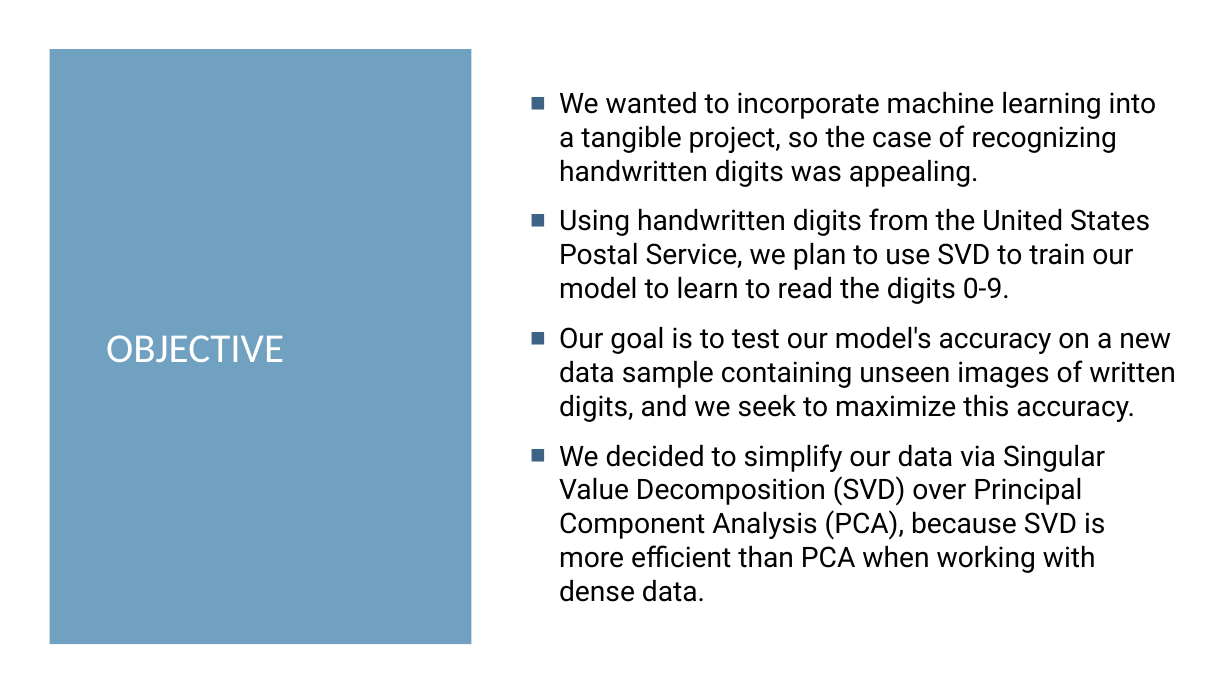
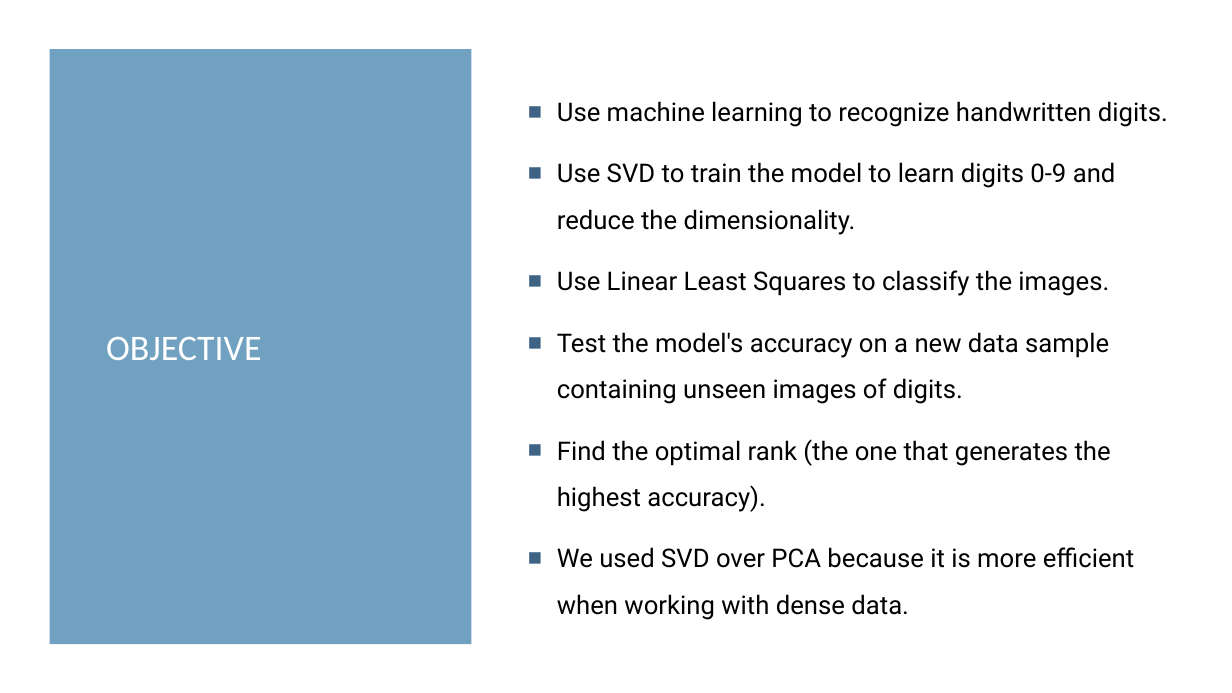
Before and after one commit to justinrnichols/Digit_Recognition, a slide deck: slide 2 of Reports/SVDPowerpoint.pptx. Drawn at 1232x693 pixels with LibreOffice and Linux fonts; fonts in the diff are those of the drawing. Boxes give left, top, right and bottom in pixels: in the first picture for what was removed or moved away, otherwise in the second. Text is boxed around its words. In the diff, an @@ line names an element or a change of style, - is before the commit and + after.

```diff
--- a/Reports/SVDPowerpoint.pptx
+++ b/Reports/SVDPowerpoint.pptx
@@ title "OBJECTIVE" at (x1=106, y1=337, x2=261, y2=360): size 32 to 28 pt @@
@@ text at (x1=557, y1=101, x2=1168, y2=620): text changed; size 22 to 20 pt @@
-■ We wanted to incorporate machine learning into a tangible project, so the case of recognizing handwritten digits was appealing.
-■ Using handwritten digits from the United States Postal Service, we plan to use SVD to train our model to learn to read the digits 0-9.
-■ Our goal is to test our model's accuracy on a new data sample containing unseen images of written digits, and we seek to maximize this accuracy.
-■ We decided to simplify our data via Singular Value Decomposition (SVD) over Principal Component Analysis (PCA), because SVD is more efficient than PCA when working with dense data.
+■ Use machine learning to recognize handwritten digits.
+■ Use SVD to train the model to learn digits 0-9 and reduce the dimensionality.
+■ Use Linear Least Squares to classify the images.
+■ Test the model's accuracy on a new data sample containing unseen images of digits.
+■ Find the optimal rank (the one that generates the highest accuracy).
+■ We used SVD over PCA because it is more efficient when working with dense data.
```
Also in this commit, not shown: 15 other slides changed, 2 slides added, 1 other file.
